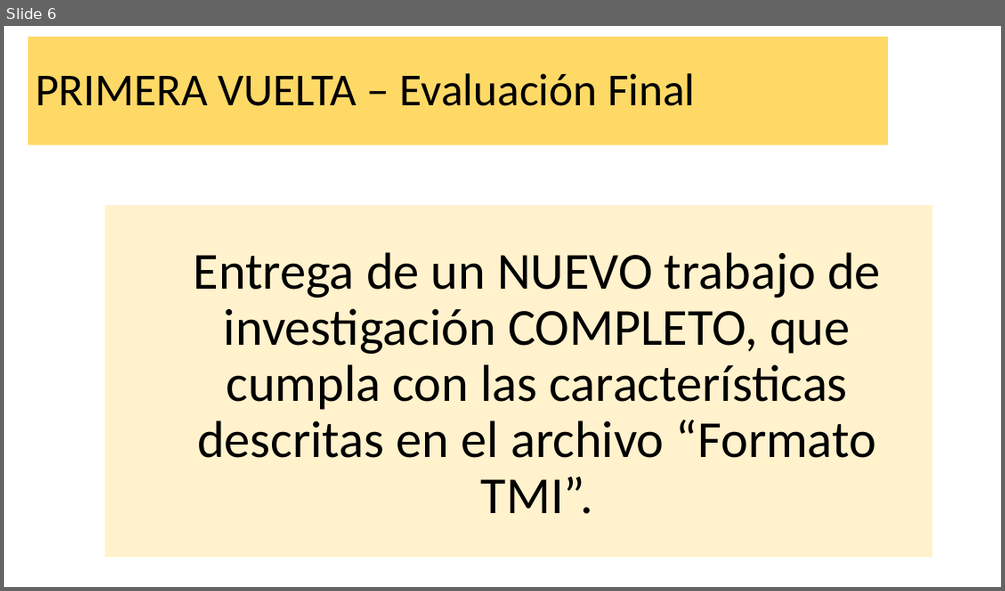
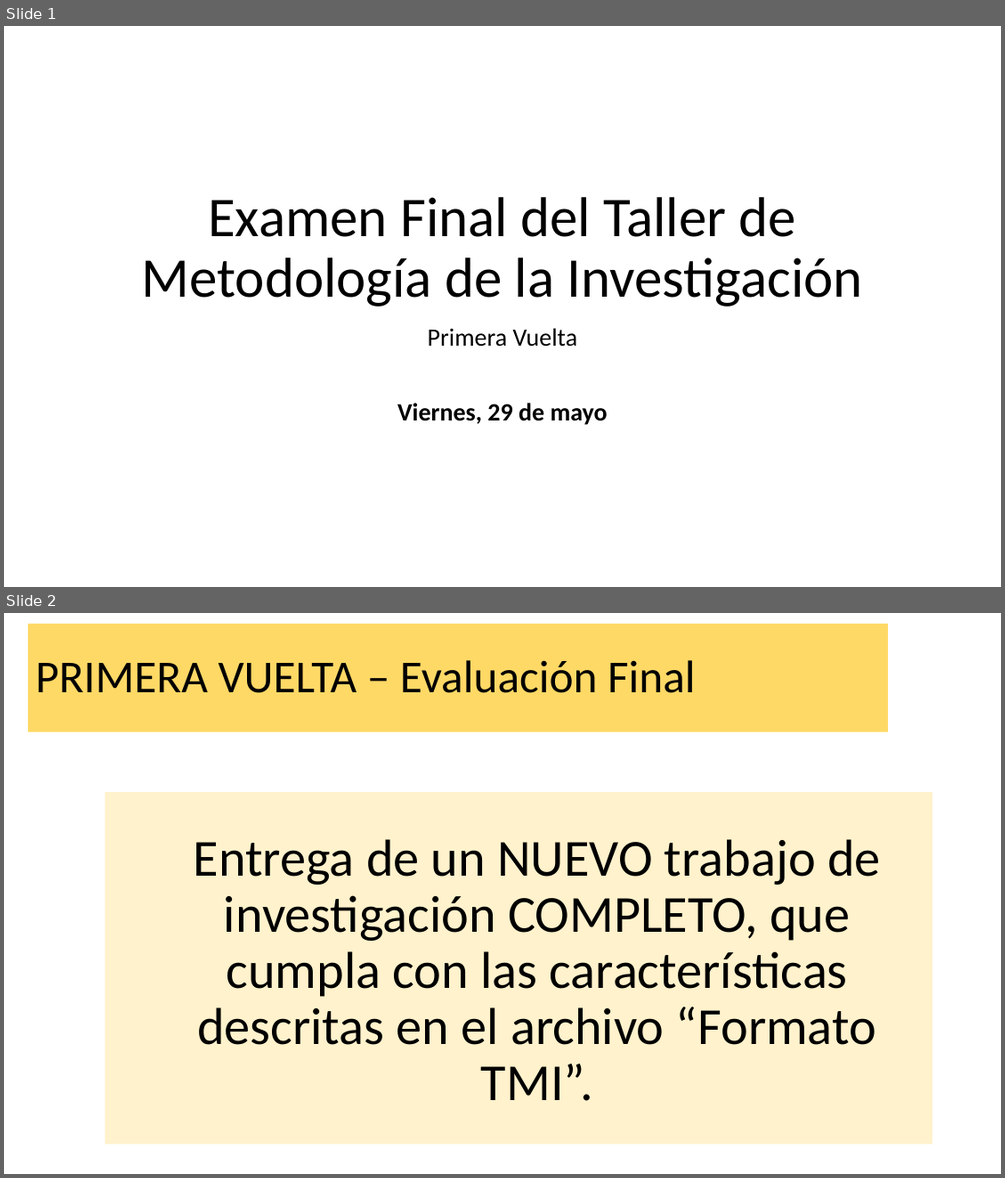
Before and after one commit to Adrifelcha/afchavez-019, a slide deck: JeanPiaget/2019-2020/Cuarentena/Cuarto - Clases Remotas/Evaluación Final.pptx. Shown one above the other, each under a label of ours: slide 6 before the commit, slides 1 and 2 after it. The pictures are 1005x591 and 1005x1178 pixels, drawn with LibreOffice and Linux fonts; fonts in the diff are those of the drawing. Boxes give left, top, right and bottom in pixels: in the first picture for what was removed or moved away, otherwise in the second. Text is boxed around its words. In the diff, an @@ line names an element or a change of style, - is before the commit and + after.

```diff
--- a/JeanPiaget/2019-2020/Cuarentena/Cuarto - Clases Remotas/Evaluación Final.pptx
+++ b/JeanPiaget/2019-2020/Cuarentena/Cuarto - Clases Remotas/Evaluación Final.pptx
@@ slide 1 added at (4, 26, 1001, 587), background #FFFFFF @@
@@ title added at (142, 197, 863, 306), 54 pt, text #000000 @@
+Examen Final del Taller de Metodología de la Investigación
@@ subtitle added at (397, 328, 607, 425), 24 pt, text #000000, bold @@
+Primera Vuelta
+Viernes, 29 de mayo
@@ what was slide 6 is now slide 2 @@
```
Also in this commit, not shown: 5 slides removed, 34 other files.
